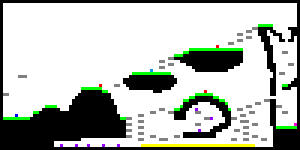
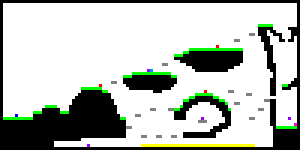
Layered file, before and after one edit (300 x 150). Changes by layer:
added layer "platforms" above "Layer 1" over left=111, top=33, right=264, bottom=138
painted on "Layer 1" over left=3, top=27, right=294, bottom=147
